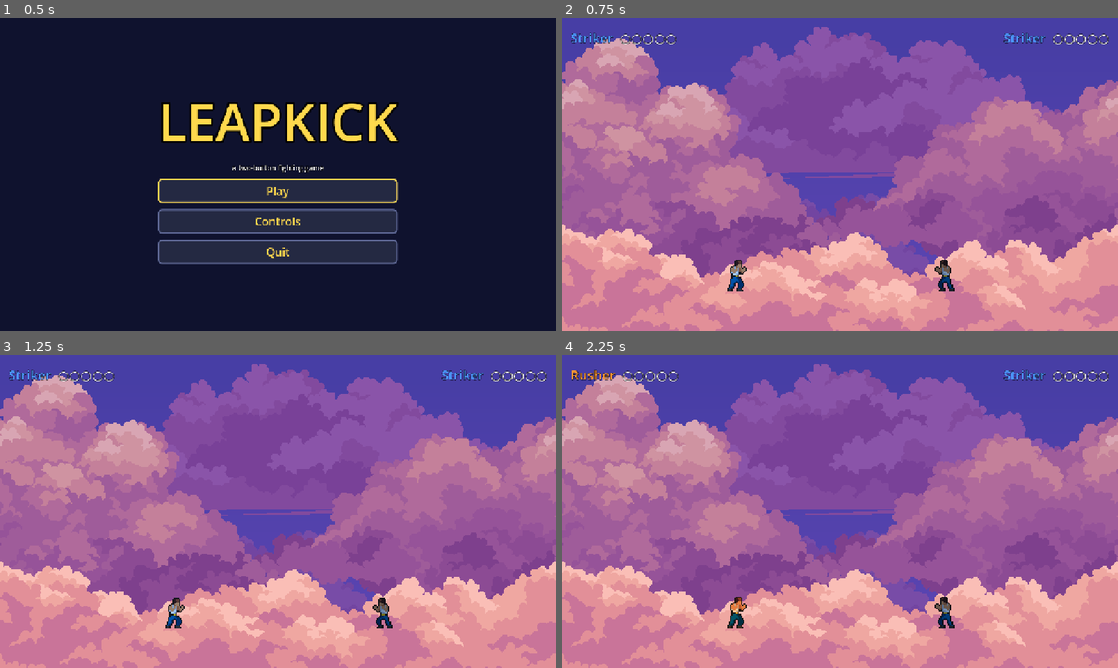
Above: before the commit, frames 1-4 (two rows, left to right).
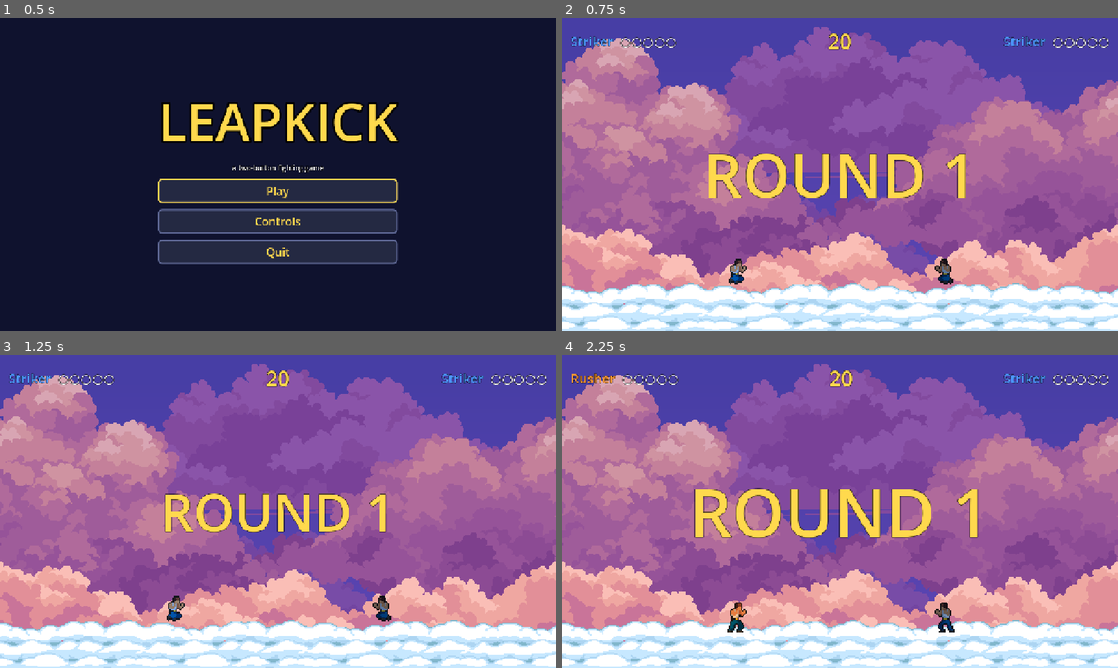
Above: after the commit, the same moments.

Repository: chunaa44/leapkick
Game: Godot game, scene res://main_menu.tscn
The game is run twice, just before and just after one commit, with the same random seed, the same clock (stepped at 60 frames per second) and the same inputs.
Inputs:
- Up to frame 1 (0.5 s): no input
- Up to frame 2 (0.75 s): click "Play" at 0.5 s
- Up to frame 3 (1.25 s): no input
- Up to frame 4 (2.25 s): tap Enter at 1.25 s; tap 1 at 1.35 s; tap 2 at 2.1 s

Frame 1 is identical in both runs. In frame 2, 18% of the frame differs, in the area x 0-100%, y 4-100%; in frame 3, 17%; in frame 4, 19%.

Commit message:
Add timed rounds and visuals.

Diff:
--- a/main.gd
+++ b/main.gd
@@ -1,18 +1,35 @@
 extends Node2D
 
 const WIN_SCORE = 5
+const ROUND_TIME = 20.0
+
+# the red line shows up when this many seconds are left
+const LINE_TIME = 5.0
+
+# middle of the arena (players move between x = 60 and x = 1220)
+const CENTER_X = 640.0
 
 var score1 = 0
 var score2 = 0
-var round_active = true
+var round_number = 1
+var round_active = false
 var shake = 0.0
+var time_left = ROUND_TIME
+
+# goes up every time a round intro starts (or a round ends), so an
+# old intro can tell that something newer has taken over
+var intro_token = 0
 
 @onready var camera = $Camera2D
+@onready var center_line = %CenterLine
 @onready var p1_name = %P1Name
 @onready var p1_pips = %P1Pips
 @onready var p2_name = %P2Name
 @onready var p2_pips = %P2Pips
-@onready var message_label = %MessageLabel
+@onready var timer_label = %TimerLabel
+@onready var banner_label = %BannerLabel
+@onready var p1_popup = %P1ScorePopup
+@onready var p2_popup = %P2ScorePopup
 @onready var win_screen = %WinScreen
 @onready var winner_label = %WinnerLabel
 @onready var rematch_button = %RematchButton
@@ -20,7 +37,7 @@
 func _ready():
 	# run after the players have moved this frame
 	process_physics_priority = 1
-	update_score("")
+	start_new_round()
 
 func _process(delta):
 	# shake fades out on its own
@@ -28,7 +45,8 @@
 	camera.offset = Vector2(randf_range(-1, 1), randf_range(-1, 1)) * shake
 
 func _input(event):
-	# pick characters between rounds: 1/2/3 for player 1, 7/8/9 for player 2
+	# pick characters: 1/2/3 for player 1, 7/8/9 for player 2
+	# (only while a round is being fought, not during the intro)
 	if round_active == false:
 		return
 	if event is InputEventKey and event.pressed and event.echo == false:
@@ -59,55 +77,95 @@
 	$Player1.face_towards($Player2.global_position.x)
 	$Player2.face_towards($Player1.global_position.x)
 
-	var p1_was_hit = false
-	var p2_was_hit = false
+	# count the round clock down
+	time_left -= delta
+	update_timer_label()
+
+	# the red line appears for the last seconds
+	if time_left <= LINE_TIME:
+		center_line.visible = true
+
+	# "lost" means this player got hit and lost the round
+	var p1_lost = false
+	var p2_lost = false
 
 	if $Player1.is_diving and $Player1.foot_rect().intersects($Player2.body_rect()):
-		p2_was_hit = true
+		p2_lost = true
 	if $Player2.is_diving and $Player2.foot_rect().intersects($Player1.body_rect()):
-		p1_was_hit = true
-
-	if p1_was_hit or p2_was_hit:
-		end_round(p1_was_hit, p2_was_hit)
-
-func end_round(p1_was_hit, p2_was_hit):
+		p1_lost = true
+
+	if p1_lost or p2_lost:
+		end_round(p1_lost, p2_lost, false)
+	elif time_left <= 0:
+		end_by_decision()
+
+func end_by_decision():
+	# time is up and nobody got hit: the player closest to the center wins
+	var dist1 = abs($Player1.global_position.x - CENTER_X)
+	var dist2 = abs($Player2.global_position.x - CENTER_X)
+
+	if abs(dist1 - dist2) < 1.0:
+		# same distance (within a pixel): draw, both lose the round
+		end_round(true, true, true)
+	elif dist1 < dist2:
+		# player 1 is closer, so player 2 loses
+		end_round(false, true, true)
+	else:
+		end_round(true, false, true)
+
+func end_round(p1_lost, p2_lost, timed_out):
 	round_active = false
 	$Player1.frozen = true
 	$Player2.frozen = true
 
-	var message = ""
-	if p1_was_hit and p2_was_hit:
-		message = "Trade! No points"
-	elif p1_was_hit:
+	# stops a round intro that is still running from hiding the banner
+	intro_token += 1
+
+	if p1_lost and p2_lost:
+		# both lost: nobody scores
+		if timed_out:
+			show_banner("DRAW!", Color(1, 0.85, 0.3))
+		else:
+			show_banner("TRADE!", Color(1, 0.85, 0.3))
+	elif p1_lost:
 		score2 += 1
-		message = "Player 2 scores"
+		show_score_popup(p2_popup, $Player2.body_color)
+		if timed_out:
+			show_banner("TIME UP!", Color(1, 0.85, 0.3))
 	else:
 		score1 += 1
-		message = "Player 1 scores"
-
+		show_score_popup(p1_popup, $Player1.body_color)
+		if timed_out:
+			show_banner("TIME UP!", Color(1, 0.85, 0.3))
+
+	var winner_text = ""
 	var game_over = false
 	if score1 >= WIN_SCORE:
-		message = "PLAYER 1 WINS!"
+		winner_text = "PLAYER 1 WINS!"
 		game_over = true
 	elif score2 >= WIN_SCORE:
-		message = "PLAYER 2 WINS!"
+		winner_text = "PLAYER 2 WINS!"
 		game_over = true
 
-	update_score(message)
-
-	# effects run alongside the timers below
-	play_hit_effects(p1_was_hit, p2_was_hit, game_over)
+	update_score()
+
+	# a time up has no hit, so it gets no shake or flash
+	if timed_out == false:
+		play_hit_effects(p1_lost, p2_lost, game_over)
 
 	# the last "true" makes this timer ignore the slow-mo
 	await get_tree().create_timer(1.0, true, false, true).timeout
 
 	if game_over:
 		# stay frozen and let the player choose
-		winner_label.text = message
+		winner_label.text = winner_text
 		win_screen.visible = true
 		rematch_button.grab_focus()
 	else:
+		# every finished round counts, even trades and draws
+		round_number += 1
 		start_new_round()
+
 func play_hit_effects(p1_was_hit, p2_was_hit, big):
 	# screen shake, bigger on the final kill
 	shake = 24.0 if big else 14.0
@@ -131,20 +189,75 @@
 	player.hit_burst.restart()
 
 func start_new_round():
+	intro_token += 1
+	var my_token = intro_token
+
 	Engine.time_scale = 1.0
 	$Player1.sprite.modulate = Color.WHITE
 	$Player2.sprite.modulate = Color.WHITE
 	$Player1.reset()
 	$Player2.reset()
+
+	# nobody can move and the clock waits until "FIGHT!"
+	$Player1.frozen = true
+	$Player2.frozen = true
+	round_active = false
+	time_left = ROUND_TIME
+	update_timer_label()
+	update_score()
+
+	# the score popups and the red line from the last round go away
+	p1_popup.visible = false
+	p2_popup.visible = false
+	center_line.visible = false
+
+	show_banner("ROUND " + str(round_number), Color(1, 0.85, 0.3))
+	await get_tree().create_timer(1.0, true, false, true).timeout
+	if my_token != intro_token:
+		return
+
+	show_banner("FIGHT!", Color(1, 0.3, 0.3))
+	$Player1.frozen = false
+	$Player2.frozen = false
 	round_active = true
-	update_score("")
-
-func update_score(message):
+	await get_tree().create_timer(0.7, true, false, true).timeout
+	if my_token != intro_token:
+		return
+
+	banner_label.visible = false
+
+func show_banner(text, color):
+	banner_label.text = text
+	banner_label.add_theme_color_override("font_color", color)
+	banner_label.visible = true
+
+	# the text pops in big and shrinks to normal size
+	banner_label.pivot_offset = banner_label.size / 2
+	banner_label.scale = Vector2(1.6, 1.6)
+	var tween = create_tween()
+	tween.tween_property(banner_label, "scale", Vector2(1, 1), 0.25)
+
+func show_score_popup(popup, color):
+	# stays on screen until the next round starts
+	popup.add_theme_color_override("font_color", color)
+	popup.visible = true
+
+func update_timer_label():
+	# show whole seconds, never below 0
+	var seconds = int(ceil(max(time_left, 0.0)))
+	timer_label.text = str(seconds)
+
+	# turn red for the last 5 seconds
+	if seconds <= 5:
+		timer_label.add_theme_color_override("font_color", Color(1, 0.3, 0.3))
+	else:
+		timer_label.add_theme_color_override("font_color", Color(1, 0.85, 0.3))
+
+func update_score():
 	p1_name.text = $Player1.char_name
 	p2_name.text = $Player2.char_name
 	p1_pips.text = make_pips(score1)
 	p2_pips.text = make_pips(score2)
-	message_label.text = message
 
 	# name color matches the character's color
 	p1_name.add_theme_color_override("font_color", $Player1.body_color)
@@ -154,10 +267,10 @@
 	# filled circles for points won, empty ones for points left
 	return "●".repeat(score) + "○".repeat(WIN_SCORE - score)
 
-
 func _on_rematch_button_pressed():
 	score1 = 0
 	score2 = 0
+	round_number = 1
 	win_screen.visible = false
 	start_new_round()
 
--- a/main.tscn
+++ b/main.tscn
@@ -3,6 +3,7 @@
 [ext_resource type="Script" uid="uid://i4q1jxxuwtcr" path="res://main.gd" id="1_0xm2m"]
 [ext_resource type="Script" uid="uid://dv73pa7vfws36" path="res://player.gd" id="1_ig7tw"]
 [ext_resource type="Texture2D" uid="uid://chu6driiug5u4" path="res://sprites/orig.png" id="2_272bh"]
+[ext_resource type="Texture2D" uid="uid://clecer6jve8kx" path="res://sprites/cloud_pack.png" id="3_kek77"]
 [ext_resource type="Texture2D" uid="uid://c750ogs4bjqh1" path="res://sprites/flying-kick-outline.png" id="4_5vw27"]
 [ext_resource type="Texture2D" uid="uid://cya105k2u5sja" path="res://sprites/jump-outline.png" id="5_kek77"]
 [ext_resource type="Texture2D" uid="uid://c1ak8vpbfwbwb" path="res://sprites/Idle-outline.png" id="6_4c57u"]
@@ -11,6 +12,10 @@
 
 [sub_resource type="RectangleShape2D" id="RectangleShape2D_m3mo6"]
 size = Vector2(1200, 40)
+
+[sub_resource type="AtlasTexture" id="AtlasTexture_m3mo6"]
+atlas = ExtResource("3_kek77")
+region = Rect2(0, 369.25, 384.5, 59.5)
 
 [sub_resource type="RectangleShape2D" id="RectangleShape2D_14egd"]
 size = Vector2(40, 80)
@@ -151,6 +156,11 @@
 
 [node name="CollisionShape2D" type="CollisionShape2D" parent="Floor" unique_id=524301697]
 shape = SubResource("RectangleShape2D_m3mo6")
+
+[node name="FloorVisual" type="Sprite2D" parent="Floor" unique_id=395193035]
+position = Vector2(-1, 10.999997)
+scale = Vector2(3.3385417, 2.0677965)
+texture = SubResource("AtlasTexture_m3mo6")
 
 [node name="Player1" type="CharacterBody2D" parent="." unique_id=2059047242]
 position = Vector2(400, 600)
@@ -319,12 +329,14 @@
 layout_mode = 2
 theme_override_font_sizes/font_size = 30
 
-[node name="MessageLabel" type="Label" parent="HUD/Root/TopBar/HBoxContainer" unique_id=666617545]
+[node name="TimerLabel" type="Label" parent="HUD/Root/TopBar/HBoxContainer" unique_id=666617545]
 unique_name_in_owner = true
 layout_mode = 2
 size_flags_horizontal = 3
 theme_override_colors/font_color = Color(1, 0.8509804, 0.3019608, 1)
-theme_override_font_sizes/font_size = 36
+theme_override_font_sizes/font_size = 48
+text = "20
+"
 horizontal_alignment = 1
 vertical_alignment = 1
 
@@ -339,5 +351,55 @@
 layout_mode = 2
 theme_override_font_sizes/font_size = 30
 
+[node name="BannerLabel" type="Label" parent="HUD/Root" unique_id=1706326815]
+unique_name_in_owner = true
+visible = false
+layout_mode = 1
+anchors_preset = 15
+anchor_right = 1.0
+anchor_bottom = 1.0
+grow_horizontal = 2
+grow_vertical = 2
+theme_override_font_sizes/font_size = 120
+horizontal_alignment = 1
+vertical_alignment = 1
+
+[node name="P1ScorePopup" type="Label" parent="HUD/Root" unique_id=1271588028]
+unique_name_in_owner = true
+layout_mode = 1
+anchors_preset = 10
+anchor_right = 1.0
+offset_left = 60.0
+offset_top = 180.0
+offset_right = -927.0
+offset_bottom = 268.0
+grow_horizontal = 2
+theme_override_font_sizes/font_size = 64
+text = "+1 POINT"
+
+[node name="P2ScorePopup" type="Label" parent="HUD/Root" unique_id=494423188]
+unique_name_in_owner = true
+layout_mode = 1
+anchors_preset = 10
+anchor_right = 1.0
+offset_left = 927.0
+offset_top = 180.0
+offset_right = -60.0
+offset_bottom = 268.0
+grow_horizontal = 2
+theme_override_font_sizes/font_size = 64
+text = "+1 POINT"
+horizontal_alignment = 2
+
+[node name="CenterLine" type="ColorRect" parent="." unique_id=267620553]
+unique_name_in_owner = true
+visible = false
+z_index = -5
+offset_left = 638.0
+offset_right = 642.0
+offset_bottom = 720.0
+mouse_filter = 2
+color = Color(1, 0.2, 0.2, 0.47058824)
+
 [connection signal="pressed" from="HUD/Root/WinScreen/CenterContainer/VBoxContainer/RematchButton" to="." method="_on_rematch_button_pressed"]
 [connection signal="pressed" from="HUD/Root/WinScreen/CenterContainer/VBoxContainer/MenuButton" to="." method="_on_menu_button_pressed"]
Binary file added: sprites/cloud_pack.png
Not shown, added: sprites/cloud_pack.png.import
